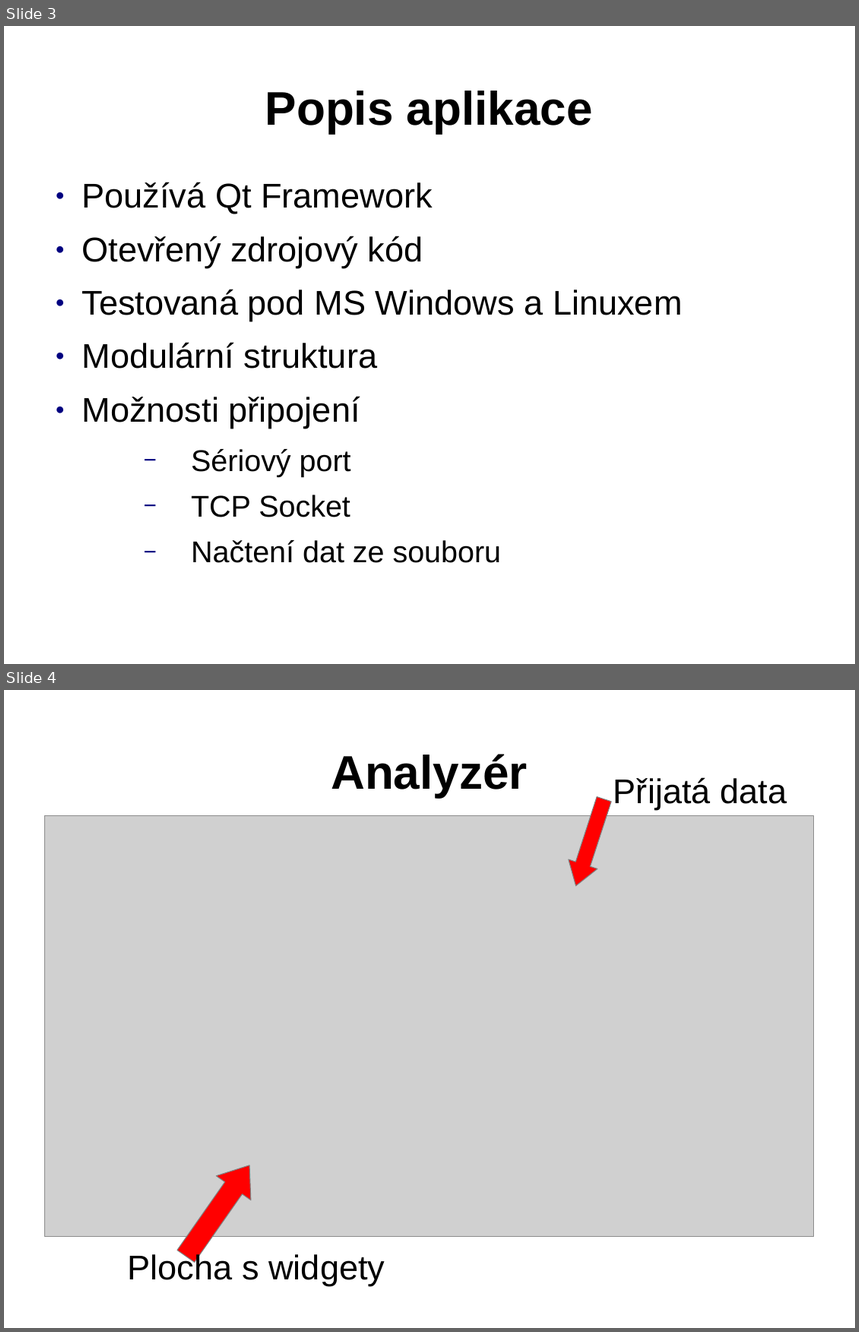
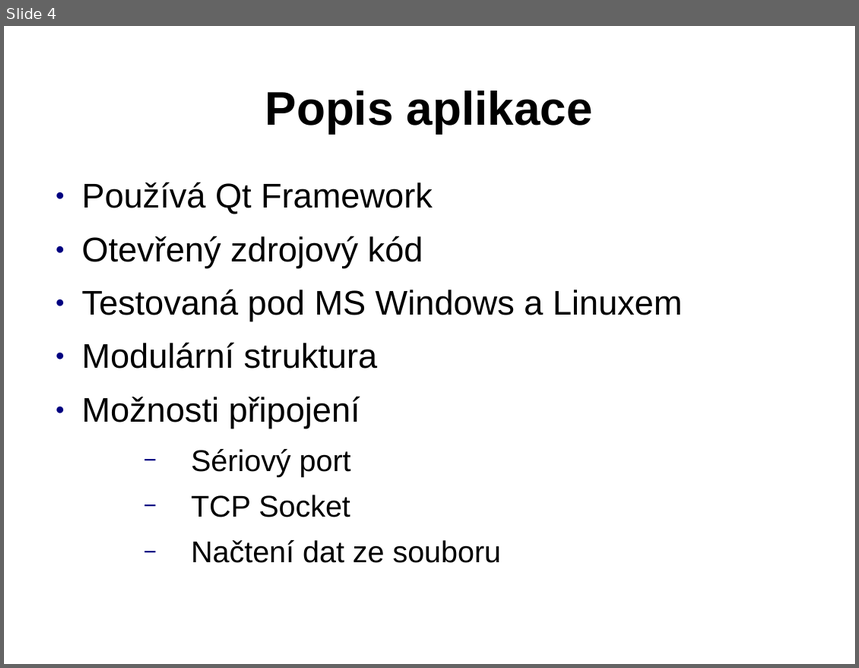
Before and after one commit to Tasssadar/soc, a slide deck: prezentace.odp. Shown one above the other, each under a label of ours: slides 3 and 4 before the commit, slide 4 after it. The pictures are 859x1332 and 859x668 pixels, drawn with LibreOffice and Linux fonts; fonts in the diff are those of the drawing; grey boxes stand for pictures; background and template pictures are left out. Boxes give left, top, right and bottom in pixels: in the first picture for what was removed or moved away, otherwise in the second. Text is boxed around its words. In the diff, an @@ line names an element or a change of style, - is before the commit and + after.

```diff
--- a/prezentace.odp
+++ b/prezentace.odp
@@ slide 4 removed at <box>4,690,855,1328</box>, background picture (left out) @@
@@ title removed at <box>331,754,528,797</box> @@
-Analyzér
@@ text removed at <box>614,777,787,809</box> @@
-Přijatá data
@@ down arrow removed at <box>562,795,618,891</box> @@
@@ picture removed at <box>45,816,814,1237</box> @@
@@ down arrow removed at <box>168,1154,267,1269</box> @@
@@ text removed at <box>128,1253,385,1287</box> @@
-Plocha s widgety
@@ what was slide 3 is now slide 4 @@
```
Also in this commit, not shown: 6 slides changed, 2 other slides removed, 1 other file.
